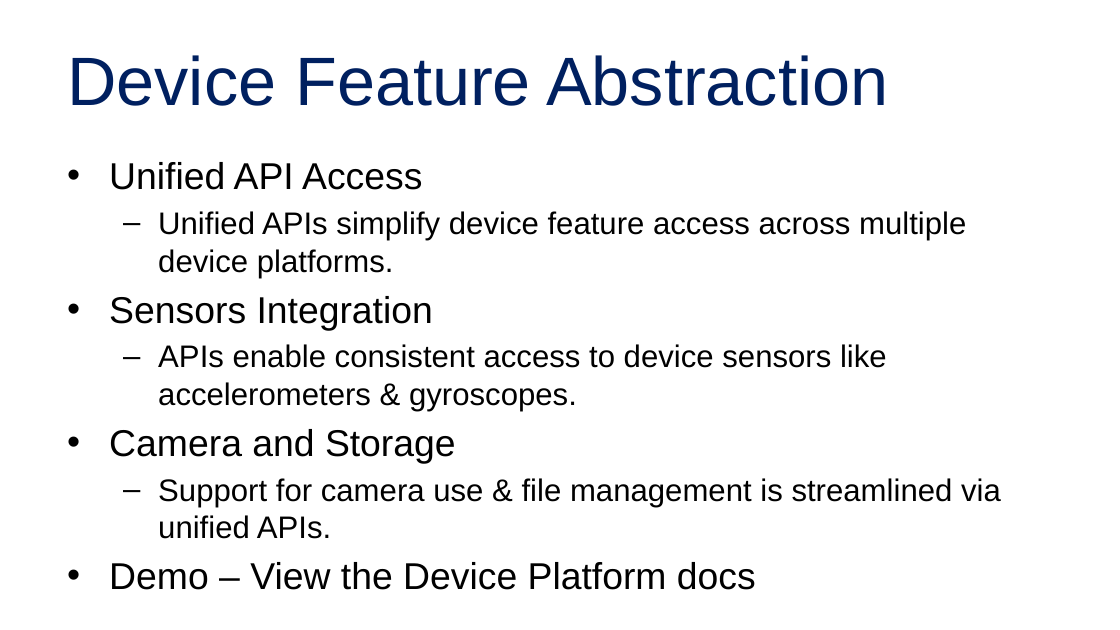
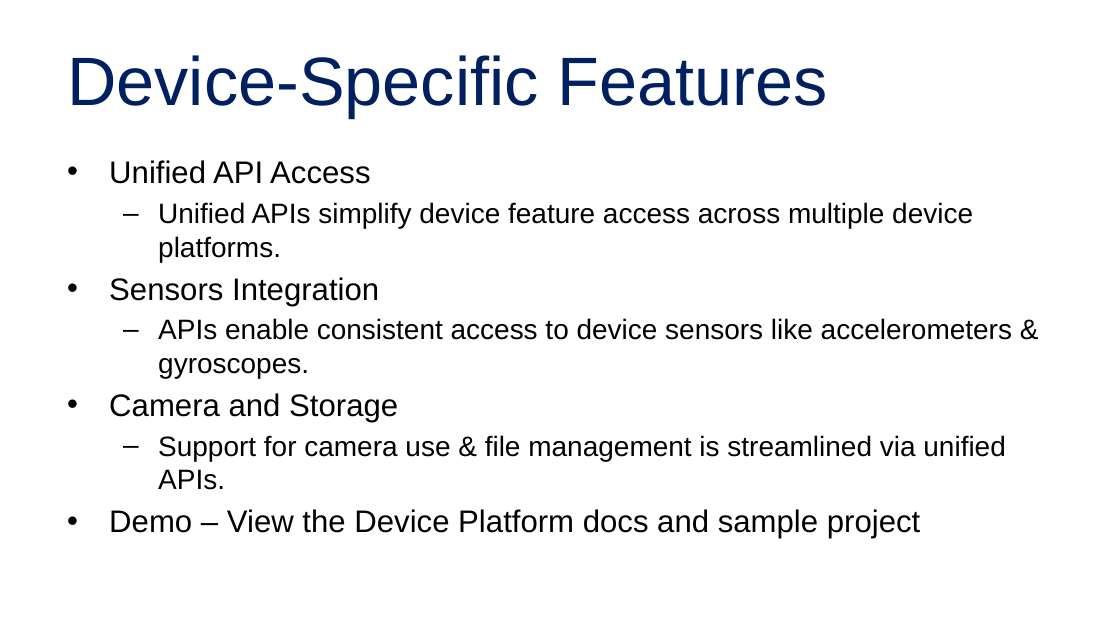
Before and after one commit to alvinashcraft/speaking, a slide deck: slide 19 of 2025/1116_VSLiveOrlando/Maui Toolkit/Create Multi-Platform Apps with .NET.pptx (slide 30 before the commit). Drawn at 1120x630 pixels with LibreOffice and Linux fonts; fonts in the diff are those of the drawing; background and template pictures are left out. Boxes give left, top, right and bottom in pixels: in the first picture for what was removed or moved away, otherwise in the second. Text is boxed around its words. In the diff, an @@ line names an element or a change of style, - is before the commit and + after.

Commit message:
Simplify maui slides for live360 orlando

```diff
--- a/2025/1116_VSLiveOrlando/Maui Toolkit/Create Multi-Platform Apps with .NET.pptx
+++ b/2025/1116_VSLiveOrlando/Maui Toolkit/Create Multi-Platform Apps with .NET.pptx
@@ title at [67,55,828,117]: text changed @@
-Device Feature Abstraction
+Device-Specific Features
@@ text at [109,160,1012,490]: size 24 to 20 pt in "Unified API Access", "Sensors Integration", "Camera and Storage"; size 20 to 18 pt in "Unified APIs simplify device feature access across ...", "APIs enable consistent access to device sensors ...", "Support for camera use & file management ..." @@
@@ text at [109,509,920,539]: text changed; size 24 to 20 pt @@
-• Demo – View the Device Platform docs
+• Demo – View the Device Platform docs and sample project
```
Also in this commit, not shown: 9 other slides changed, 12 slides removed.
